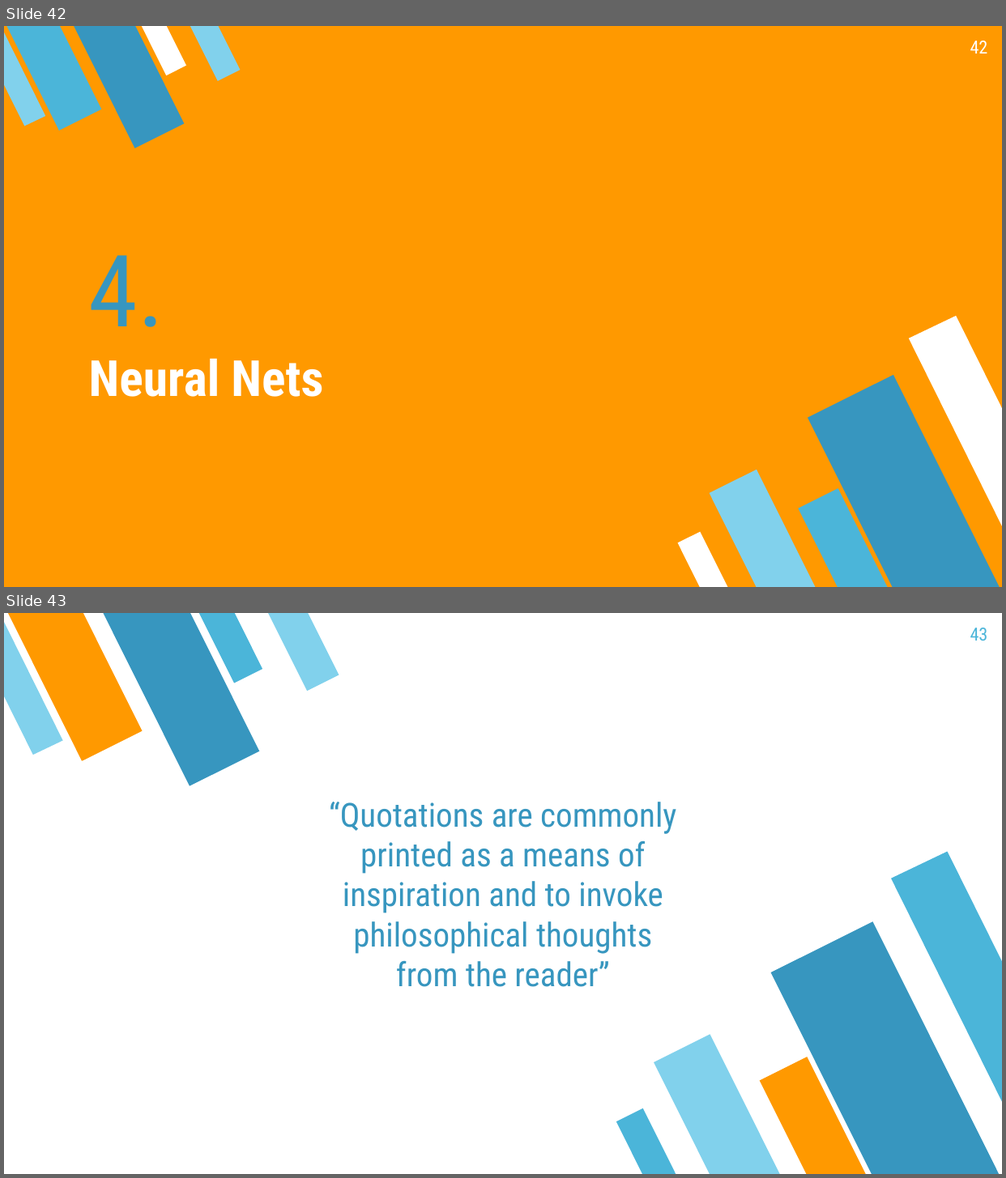
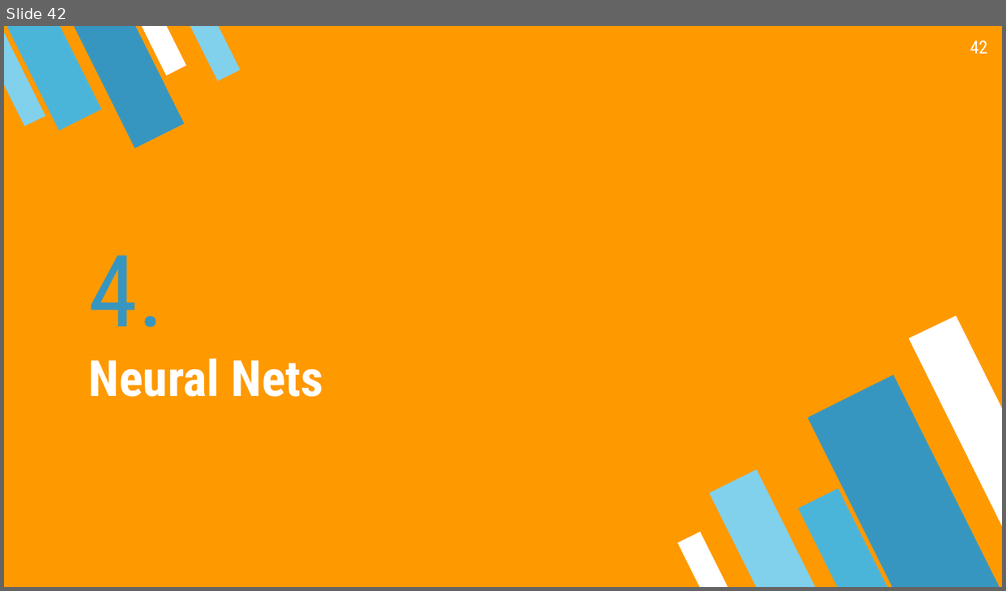
Before and after one commit to mayer79/ml_lecture, a slide deck: slides/DRAFT.pptx. Shown one above the other, each under a label of ours: slides 42 and 43 before the commit, slide 42 after it. The pictures are 1006x1178 and 1006x591 pixels, drawn with LibreOffice and Linux fonts; fonts in the diff are those of the drawing. Boxes give left, top, right and bottom in pixels: in the first picture for what was removed or moved away, otherwise in the second. Text is boxed around its words. In the diff, an @@ line names an element or a change of style, - is before the commit and + after.

```diff
--- a/slides/DRAFT.pptx
+++ b/slides/DRAFT.pptx
@@ slide 43 removed at <box>4,613,1002,1174</box>, background #FFFFFF @@
@@ group removed at <box>4,613,339,787</box>: 4 flow chart manual inputs, 1 freeform shape @@
@@ page number removed at <box>970,628,988,641</box> @@
-43
@@ text removed at <box>329,802,676,987</box> @@
-“Quotations are commonly printed as a means of inspiration and to invoke philosophical thoughts from the reader”
@@ group removed at <box>616,851,1002,1174</box>: 4 flow chart manual inputs, 1 freeform shape @@
```
Also in this commit, not shown: 1 slide changed, 12 slides added, 16 other slides removed, 3 other files.
